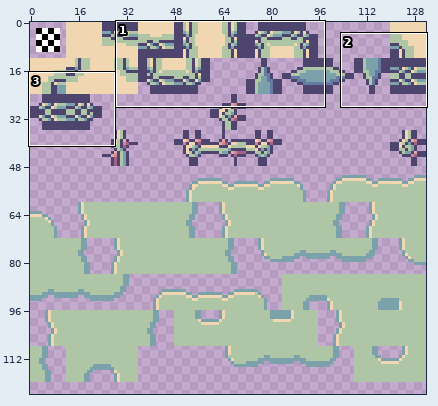
Edited in one commit: sprite sheet (TowerOfDreams/tilesets/tFloor3/output_tileset.png). The first picture is a wide view before the edit; the outline marks the close-up.
Close-up. As it was:
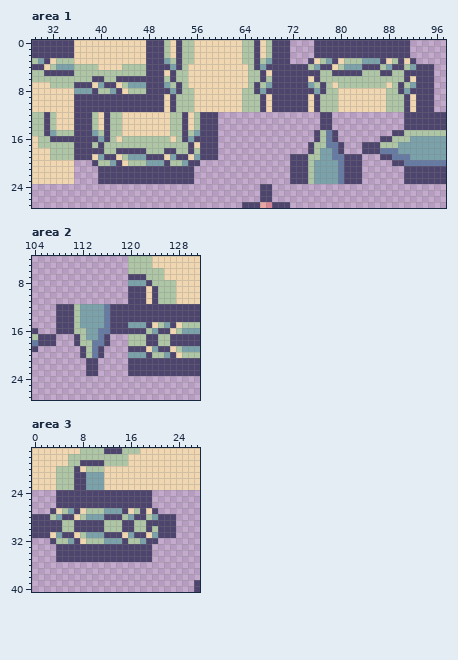
The file is 132x144 pixels. Shown: area 1: x 29..97, y 0..27; area 2: x 104..131, y 4..27; area 3: x 0..27, y 17..40. The wide view leaves out empty margins.
New version:
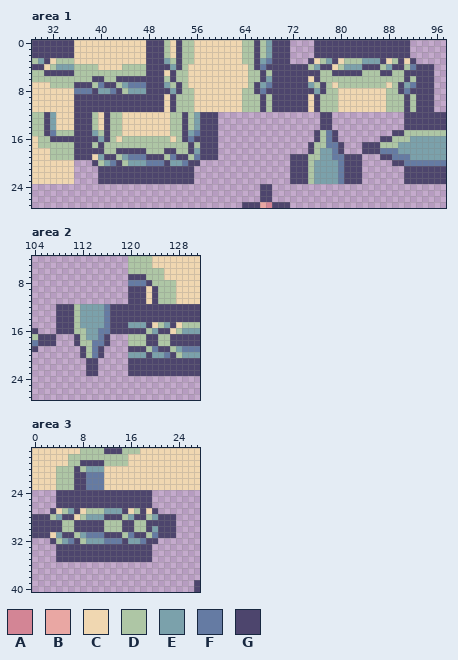
Palette (. is transparent): A #d38595  B #e9a7a3  C #f0d7b1  D #aec6a5  E #7ba1ab  F #657ba3  G #4d456d
Diff:
Area 1:
Colour C gives way to colour D in rows 0 to 2 at x 67; in row 5 at x 68; in row 6 at x 92; in row 7 at x 39 and 43; in row 8 at x 44; in rows 9 to 11 at x 68 and 92.
Colour C gives way to colour D in rows 12 to 14 at x 55; in row 17 at x 56; in row 19 at x 43, 51 and 55; in row 20 at x 44.
Colour D gives way to colour E in rows 0 to 2 at x 68; in row 3 at x 67; in row 6 at x 68; in row 7 at x 44, 67 and 91; in row 8 at x 40 to 41 and 45 to 47; in rows 12 to 14 at x 32 and 56.
Colour D gives way to colour E in row 15 at x 55; in row 18 at x 56; in row 19 at x 44; in row 20 at x 41, 45 to 47 and 52 to 53.
Colour E gives way to colour F in row 3 at x 68; in row 4 at x 67 and 92; in row 7 at x 40, 45 to 47, 68 and 92; in row 8 at x 36 to 38, 42, 67 and 91; in row 15 at x 32 and 56; in row 16 at x 55.
Colour E gives way to colour F in row 19 at x 45 to 47, 52 and 56; in row 20 at x 42, 48 to 50 and 54.
Area 2:
Colour C gives way to colour D in row 19 at x 123 and 127; in row 20 at x 128.
Colour D gives way to colour E in row 19 at x 128; in row 20 at x 124 to 125 and 129 to 131.
Colour E gives way to colour F in row 8 at x 120 to 122; in row 19 at x 124 and 129 to 131; in row 20 at x 126.
Area 3:
Colour C gives way to colour D in row 20 at x 8; in row 31 at x 7, 15 and 19; in row 32 at x 8.
Colour D gives way to colour E in row 20 at x 9 to 11; in row 30 at x 20; in row 31 at x 8; in row 32 at x 5, 9 to 11 and 16 to 17.
Colour E gives way to colour F in rows 21 to 23 at x 9 to 11; in row 31 at x 9 to 11, 16 and 20; in row 32 at x 6, 12 to 14 and 18.
